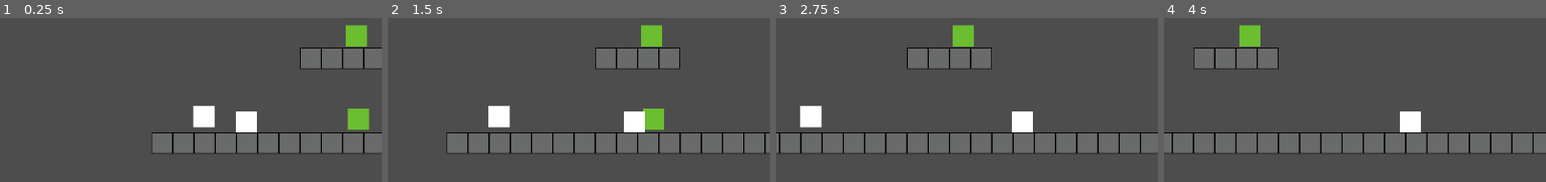
Above: before the commit, frames 1-4 (left to right).
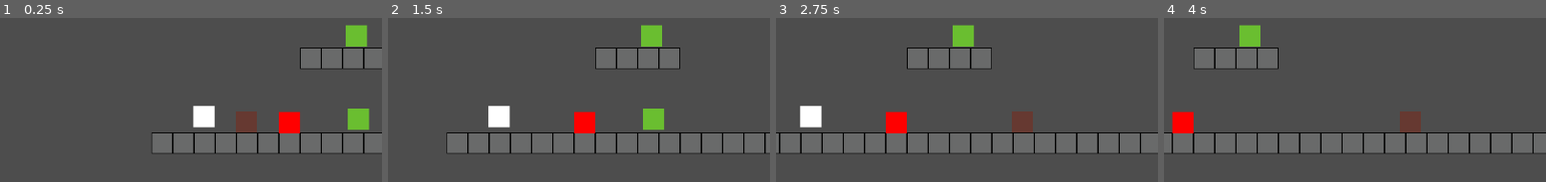
Above: after the commit, the same moments.

Repository: jevonsp/MetroidVania-Component-Test
Game: Godot game, scene res://test/test_world.tscn
Two runs of this game, one before a commit and one after it. Both use one fixed random seed, a clock stepped at 60 frames per second and the inputs below.
Inputs:
- Up to frame 1 (0.25 s): no input
- Up to frame 2 (1.5 s): tap Enter at 0.5 s; hold D (right) from 0.53 s (still down); tap Space (jump) at 0.6, 0.77, 1.07 s; tap Shift (dash) at 1.35 s
- Up to frame 3 (2.75 s): tap Space (jump) at 1.52, 1.55, 1.82, 2.1 s; release D (right) at 2.03 s; hold A (left) from 2.03 s (still down)
- Up to frame 4 (4 s): release A (left) at 2.78 s; hold D (right) from 2.78 s (still down); tap Shift (dash) at 2.85 s; tap Space (jump) at 3.02, 3.05, 3.32, 3.6, 3.77 s
The pictures show only the part of the screen within x 18-68%, y 34-83%; the shares and areas given below are measured in that part.

The runs differ from the first frame. In frame 1, 1.5% of the frame differs, in the area x 61-79%, y 56-71%; in frame 2, 1.4%; in frame 3, 1.4%; in frame 4, 1.5%.

Commit message:
Hurtboxes/Health

Diff:
--- a/level_components/kill_plane/kill_plane.gd
+++ b/level_components/kill_plane/kill_plane.gd
@@ -4,5 +4,5 @@
 	pass
 
 func _on_body_entered(body: CharacterBody2D) -> void:
-	if body.has_method("_respawn"):
-		body._respawn()
+	if body.has_method("_die"):
+		body._die()
--- a/level_components/save_point/saver_loader.tscn
+++ b/level_components/save_point/saver_loader.tscn
@@ -1,6 +1,6 @@
 [gd_scene load_steps=2 format=3 uid="uid://cm5u1m2qssorm"]
 
-[ext_resource type="Script" uid="uid://dqd3uvffamgvi" path="res://saver_loader.gd" id="1_lx5j7"]
+[ext_resource type="Script" uid="uid://dqd3uvffamgvi" path="res://level_components/save_point/saver_loader.gd" id="1_lx5j7"]
 
 [node name="SaverLoader" type="Node"]
 script = ExtResource("1_lx5j7")
--- a/player/ground_pound/ground_pound_comp.gd
+++ b/player/ground_pound/ground_pound_comp.gd
@@ -1,4 +1,7 @@
 class_name GroundPoundComponent extends Node
+
+@export var ability_name: String = "ground_pound"
+@export_subgroup("Settings")
 
 var player: Player
 var input_comp: InputComponent
@@ -10,13 +13,9 @@
 	input_comp = player.input_comp
 
 func tick(body: CharacterBody2D, _delta: float) -> void:
-	print("ground pound tick called")
 	update_jumping_state(body)
-	print("ground pound is_jumping: ", is_jumping)
-	print("down_pressed: ", input_comp.down_pressed)
 
 	if (is_jumping) and (input_comp.down_pressed):
-		print("ground pound here")
 		var decel_speed := 400.0
 		body.velocity.x = move_toward(body.velocity.x, 0.0, decel_speed)
 		body.velocity.y = 600
--- a/player/input/input_comp.gd
+++ b/player/input/input_comp.gd
@@ -12,4 +12,3 @@
 	dash_pressed = Input.is_action_pressed("dash")
 	run_pressed = Input.is_action_pressed("run")
 	down_pressed = Input.is_action_pressed("down")
-	print(input_horizontal)
--- a/player/move/move_comp.gd
+++ b/player/move/move_comp.gd
@@ -28,8 +28,6 @@
 
 	if body.is_on_floor():
 		if sign(body.velocity.x) != sign(input_comp.input_horizontal):
-			print("turning")
 			velocity_change_speed = ground_turning_speed
 
 	body.velocity.x = move_toward(body.velocity.x, direction * speed, velocity_change_speed)
-	print(body.velocity.x)
--- a/player/player.gd
+++ b/player/player.gd
@@ -4,6 +4,8 @@
 @export var camera: Camera2D
 @export var gravity_comp: GravityComponent
 @export var input_comp: InputComponent
+
+const invincibility_duration: float = 1.0
 
 var abilities: Array[Node] = []
 var ability_registry: Dictionary = {}
@@ -14,14 +16,14 @@
 var can_save: bool = false
 
 @onready var saver_loader = %SaverLoader
+@onready var hurtbox = $Hurtbox
+@onready var blinker = $Blinker
 
 func _ready() -> void:
 	setup_ability_registry()
 	print("Registry setup: ", ability_registry.keys())
 	var move_comp = MoveComponent.new()
 	_add_ability(move_comp)
-	var ground_pound_comp = GroundPoundComponent.new()
-	_add_ability(ground_pound_comp)
 
 func _physics_process(delta: float) -> void:
 	if can_save:
@@ -47,6 +49,7 @@
 	ability_registry["jump"] = preload("res://player/jump/jump_comp.tscn")
 	ability_registry["double_jump"] = preload("res://player/double_jump/double_jump_comp.tscn")
 	ability_registry["dash"] = preload("res://player/dash/dash_comp.tscn")
+	ability_registry["ground_pound"] = preload("res://player/ground_pound/ground_pound_comp.tscn")
 
 func _add_ability(ability: Node)-> void:
 	if ability and not abilities.has(ability):
@@ -75,6 +78,9 @@
 func save() -> void:
 	print("saving")
 	saver_loader.save_game()
+
+func _die() -> void:
+	_respawn()
 
 func _respawn() -> void:
 	print("die here")
--- /dev/null
+++ b/player/player.gdshader
@@ -0,0 +1,19 @@
+shader_type canvas_item;
+
+uniform bool whiten = false;
+
+void fragment() {
+	vec4 texture_color = texture(TEXTURE, UV);
+	if (whiten) {
+		vec3 white = vec3(1, 1, 1);
+		vec3 whitened_texture_rgb = mix(texture_color.rgb, white, 0.6);
+		COLOR = vec4(whitened_texture_rgb, texture_color.a);
+	} else {
+		COLOR = texture_color;
+	}
+}
+
+//void light() {
+//	// Called for every pixel for every light affecting the CanvasItem.
+//	// Uncomment to replace the default light processing function with this one.
+//}
--- a/player/player.tscn
+++ b/player/player.tscn
@@ -1,8 +1,13 @@
-[gd_scene load_steps=6 format=3 uid="uid://cruv8x2rdrv6a"]
+[gd_scene load_steps=12 format=3 uid="uid://cruv8x2rdrv6a"]
 
 [ext_resource type="Script" uid="uid://bpvcsg3anknip" path="res://player/player.gd" id="1_4flbx"]
+[ext_resource type="Material" uid="uid://oe5irbkome23" path="res://player/whiten_material.tres" id="2_g6k8r"]
 [ext_resource type="PackedScene" uid="uid://crjoahdv0w14b" path="res://player/input/input_comp.tscn" id="2_rkbax"]
+[ext_resource type="Texture2D" uid="uid://b8vgbft3llvul" path="res://assets/tileset.png" id="3_qjkh3"]
 [ext_resource type="PackedScene" uid="uid://c73ankn3gphvt" path="res://player/gravity/gravity_comp.tscn" id="4_qjkh3"]
+[ext_resource type="PackedScene" uid="uid://bglve184swnts" path="res://universal components/health_comp/health_comp.tscn" id="4_rgyib"]
+[ext_resource type="PackedScene" uid="uid://cauouyf7iwoc" path="res://universal components/hurtbox/hurtbox.tscn" id="6_g6k8r"]
+[ext_resource type="PackedScene" uid="uid://0lwxb477egt3" path="res://universal components/blinker/blinker.tscn" id="7_boad6"]
 
 [sub_resource type="RectangleShape2D" id="RectangleShape2D_yw30f"]
 size = Vector2(17, 16)
@@ -10,14 +15,22 @@
 [sub_resource type="CapsuleShape2D" id="CapsuleShape2D_qjkh3"]
 radius = 9.0
 
+[sub_resource type="RectangleShape2D" id="RectangleShape2D_boad6"]
+size = Vector2(30, 30)
+
 [node name="Player" type="CharacterBody2D" node_paths=PackedStringArray("camera", "gravity_comp", "input_comp") groups=["can_save"]]
 script = ExtResource("1_4flbx")
 camera = NodePath("Camera2D")
 gravity_comp = NodePath("GravityComp")
 input_comp = NodePath("InputComp")
 
-[node name="Polygon2D" type="Polygon2D" parent="."]
-polygon = PackedVector2Array(-16, -16, 16, -16, 16, 16, -16, 16)
+[node name="Sprite2D" type="Sprite2D" parent="."]
+material = ExtResource("2_g6k8r")
+texture = ExtResource("3_qjkh3")
+hframes = 2
+vframes = 2
+
+[node name="HealthComp" parent="." instance=ExtResource("4_rgyib")]
 
 [node name="InputComp" parent="." instance=ExtResource("2_rkbax")]
 
@@ -33,3 +46,14 @@
 shape = SubResource("CapsuleShape2D_qjkh3")
 
 [node name="Camera2D" type="Camera2D" parent="."]
+
+[node name="Hurtbox" parent="." instance=ExtResource("6_g6k8r")]
+collision_layer = 0
+collision_mask = 2
+whiten_material = ExtResource("2_g6k8r")
+
+[node name="CollisionShape2D" type="CollisionShape2D" parent="Hurtbox"]
+shape = SubResource("RectangleShape2D_boad6")
+debug_color = Color(5.4387747e-06, 0.6434231, 0.3059258, 0.41960785)
+
+[node name="Blinker" parent="." instance=ExtResource("7_boad6")]
--- a/player/run/run_comp.gd
+++ b/player/run/run_comp.gd
@@ -45,7 +45,6 @@
 
 	if body.is_on_floor():
 		if sign(body.velocity.x) != sign(input_comp.input_horizontal):
-			print("turning")
 			velocity_change_speed = ground_turning_speed
 
 	body.velocity.x = move_toward(body.velocity.x, direction * current_speed, velocity_change_speed)
@@ -53,4 +52,3 @@
 		player.running_at_full = true
 	else:
 		player.running_at_full = false
-	print(body.velocity.x)
--- /dev/null
+++ b/player/whiten_material.tres
@@ -0,0 +1,7 @@
+[gd_resource type="ShaderMaterial" load_steps=2 format=3 uid="uid://oe5irbkome23"]
+
+[ext_resource type="Shader" uid="uid://dwjhd7imxwlt1" path="res://player/player.gdshader" id="1_abd4i"]
+
+[resource]
+shader = ExtResource("1_abd4i")
+shader_parameter/whiten = false
--- a/project.godot
+++ b/project.godot
@@ -75,6 +75,11 @@
 ]
 }
 
+[layer_names]
+
+2d_physics/layer_1="Player/World"
+2d_physics/layer_2="Enemy"
+
 [rendering]
 
 textures/canvas_textures/default_texture_filter=0
--- /dev/null
+++ b/test/enemy.tscn
@@ -0,0 +1,14 @@
+[gd_scene load_steps=2 format=3 uid="uid://chrje10ow2dlu"]
+
+[sub_resource type="RectangleShape2D" id="RectangleShape2D_lgyp0"]
+size = Vector2(32, 32)
+
+[node name="Enemy" type="Area2D"]
+collision_layer = 2
+
+[node name="Polygon2D" type="Polygon2D" parent="."]
+color = Color(1, 0, 0, 1)
+polygon = PackedVector2Array(-16, -16, 16, -16, 16, 16, -16, 16)
+
+[node name="CollisionShape2D" type="CollisionShape2D" parent="."]
+shape = SubResource("RectangleShape2D_lgyp0")
--- a/test/test_world.tscn
+++ b/test/test_world.tscn
@@ -1,17 +1,18 @@
-[gd_scene load_steps=13 format=4 uid="uid://demwov1q6j5gk"]
+[gd_scene load_steps=14 format=4 uid="uid://demwov1q6j5gk"]
 
 [ext_resource type="PackedScene" uid="uid://cruv8x2rdrv6a" path="res://player/player.tscn" id="1_s3n3v"]
 [ext_resource type="Script" uid="uid://cddpiehn61fjx" path="res://test/test_world.gd" id="1_v2t6q"]
 [ext_resource type="PackedScene" uid="uid://da1n2frvibstw" path="res://levels/tile_map_layer.tscn" id="2_kgdm3"]
 [ext_resource type="PackedScene" uid="uid://cg5tfjve0in7o" path="res://level_components/pickup/pickup.tscn" id="3_aeque"]
-[ext_resource type="PackedScene" uid="uid://xu5h8bq2ttnh" path="res://player/move/move_comp.tscn" id="3_myfg3"]
 [ext_resource type="PackedScene" uid="uid://d0r2oj4lhcxgq" path="res://player/jump/jump_comp.tscn" id="4_f6u32"]
 [ext_resource type="PackedScene" uid="uid://bwd3p873abne6" path="res://player/double_jump/double_jump_comp.tscn" id="5_5jhup"]
 [ext_resource type="PackedScene" uid="uid://bvkmptsbvdxwl" path="res://player/dash/dash_comp.tscn" id="6_v2t6q"]
 [ext_resource type="PackedScene" uid="uid://hqjhuuwjm7gd" path="res://player/run/run_comp.tscn" id="7_kgdm3"]
 [ext_resource type="PackedScene" uid="uid://5qjdriciyd3x" path="res://level_components/kill_plane/kill_plane.tscn" id="8_aeque"]
+[ext_resource type="PackedScene" uid="uid://dsy2belud1fen" path="res://player/ground_pound/ground_pound_comp.tscn" id="9_5qlj8"]
 [ext_resource type="PackedScene" uid="uid://bsflbiwg1kyop" path="res://level_components/save_point/save_point.tscn" id="9_f6u32"]
 [ext_resource type="PackedScene" uid="uid://cm5u1m2qssorm" path="res://level_components/save_point/saver_loader.tscn" id="10_5jhup"]
+[ext_resource type="PackedScene" uid="uid://chrje10ow2dlu" path="res://test/enemy.tscn" id="12_myfg3"]
 
 [node name="TestWorld" type="Node2D" node_paths=PackedStringArray("player", "pickups", "savepoints", "saver_loader")]
 script = ExtResource("1_v2t6q")
@@ -24,7 +25,6 @@
 unique_name_in_owner = true
 z_index = 1
 position = Vector2(143, 584)
-move_comp_scene = ExtResource("3_myfg3")
 
 [node name="TileMapLayer" parent="." instance=ExtResource("2_kgdm3")]
 tile_map_data = PackedByteArray("AAAAABMAAAABAAEAAAABABMAAAABAAEAAAACABMAAAABAAEAAAADABMAAAABAAEAAAAEABMAAAABAAEAAAAFAB …(544 unchanged characters)…
@@ -54,6 +54,11 @@
 ability_scene = ExtResource("6_v2t6q")
 pickup_id = "dash_tut_level"
 
+[node name="GroundPound" parent="Pickups" instance=ExtResource("3_aeque")]
+position = Vector2(358, 132)
+ability_scene = ExtResource("9_5qlj8")
+pickup_id = "ground_pound_tut_level"
+
 [node name="KillPlane" parent="." instance=ExtResource("8_aeque")]
 position = Vector2(719, 733.00006)
 scale = Vector2(-8.832678, -1.2110078)
@@ -65,3 +70,6 @@
 
 [node name="SaverLoader" parent="." instance=ExtResource("10_5jhup")]
 unique_name_in_owner = true
+
+[node name="Enemy" parent="." instance=ExtResource("12_myfg3")]
+position = Vector2(208, 593)
--- /dev/null
+++ b/universal components/blinker/blinker.gd
@@ -0,0 +1,19 @@
+extends Node
+
+var blink_object: Node2D
+
+@onready var blink_timer = $BlinkTimer
+@onready var duration_timer = $DurationTimer
+
+func _start_blinker(object, duration) -> void:
+	blink_object = object
+	duration_timer.wait_time = duration
+	duration_timer.start()
+	blink_timer.start()
+
+func _on_blink_timer_timeout() -> void:
+	blink_object.visible = !blink_object.visible
+
+func _on_duration_timer_timeout() -> void:
+	blink_timer.stop()
+	blink_object.visible = true
--- /dev/null
+++ b/universal components/blinker/blinker.tscn
@@ -0,0 +1,14 @@
+[gd_scene load_steps=2 format=3 uid="uid://0lwxb477egt3"]
+
+[ext_resource type="Script" uid="uid://btbe278npli4y" path="res://universal components/blinker/blinker.gd" id="1_inkw1"]
+
+[node name="Blinker" type="Node"]
+script = ExtResource("1_inkw1")
+
+[node name="BlinkTimer" type="Timer" parent="."]
+wait_time = 0.1
+
+[node name="DurationTimer" type="Timer" parent="."]
+
+[connection signal="timeout" from="BlinkTimer" to="." method="_on_blink_timer_timeout"]
+[connection signal="timeout" from="DurationTimer" to="." method="_on_duration_timer_timeout"]
--- /dev/null
+++ b/universal components/health_comp/health_comp.gd
@@ -0,0 +1,24 @@
+class_name HealthComponent extends Node
+
+const invincibility_duration: float = 1.0
+
+@export_subgroup("Settings")
+@export var hitpoints: int = 3
+
+var hurtbox: Area2D
+var blinker: Node
+
+func _ready() -> void:
+	hurtbox = get_parent().get_node("Hurtbox")
+	blinker = get_parent().get_node("Blinker")
+	hurtbox.area_entered.connect(_on_hurtbox_area_entered)
+
+func _on_hurtbox_area_entered(area: Area2D) -> void:
+	if not hurtbox.is_invincible:
+		Debug.debug_print("hurtbox area: " + area.name + "entered")
+		blinker._start_blinker(get_parent(), invincibility_duration)
+		hurtbox._start_invincibility(invincibility_duration)
+		hitpoints -= 1
+	if hitpoints == 0:
+		if get_parent().has_method("_die"):
+			get_parent()._die()
--- /dev/null
+++ b/universal components/health_comp/health_comp.tscn
@@ -0,0 +1,6 @@
+[gd_scene load_steps=2 format=3 uid="uid://bglve184swnts"]
+
+[ext_resource type="Script" uid="uid://bqk32px7ijdbi" path="res://universal components/health_comp/health_comp.gd" id="1_q2fnv"]
+
+[node name="HealthComp" type="Node"]
+script = ExtResource("1_q2fnv")
--- /dev/null
+++ b/universal components/hurtbox/hurtbox.gd
@@ -0,0 +1,20 @@
+extends Area2D
+
+const whiten_duration = 0.15
+@export var whiten_material: ShaderMaterial
+
+var is_invincible: bool = false
+
+@onready var collision_shape = $CollisionShape2D
+
+func _start_invincibility(invincibilty_duration: float) -> void:
+	is_invincible = true
+	collision_shape.set_deferred("disabled", true)
+	await get_tree().create_timer(invincibilty_duration).timeout
+	collision_shape.set_deferred("disabled", false)
+	is_invincible = false
+
+func _on_area_entered(_area: Area2D) -> void:
+	whiten_material.set_shader_parameter("whiten", true)
+	await get_tree().create_timer(whiten_duration).timeout
+	whiten_material.set_shader_parameter("whiten", false)
--- /dev/null
+++ b/universal components/hurtbox/hurtbox.tscn
@@ -0,0 +1,8 @@
+[gd_scene load_steps=2 format=3 uid="uid://cauouyf7iwoc"]
+
+[ext_resource type="Script" uid="uid://dg67blgnii0qn" path="res://universal components/hurtbox/hurtbox.gd" id="1_5v47d"]
+
+[node name="Hurtbox" type="Area2D"]
+script = ExtResource("1_5v47d")
+
+[connection signal="area_entered" from="." to="." method="_on_area_entered"]
Renamed: saver_loader.gd -> level_components/save_point/saver_loader.gd
Renamed: saver_loader.gd.uid -> level_components/save_point/saver_loader.gd.uid
Not shown, added: player/player.gdshader.uid
Not shown, added: universal components/blinker/blinker.gd.uid
Not shown, added: universal components/health_comp/health_comp.gd.uid
Not shown, added: universal components/hurtbox/hurtbox.gd.uid
